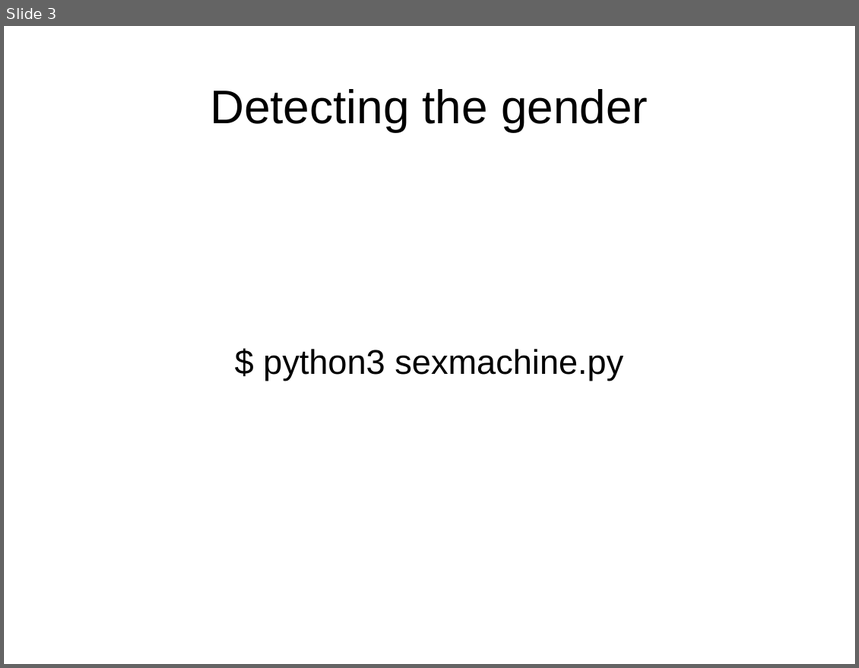
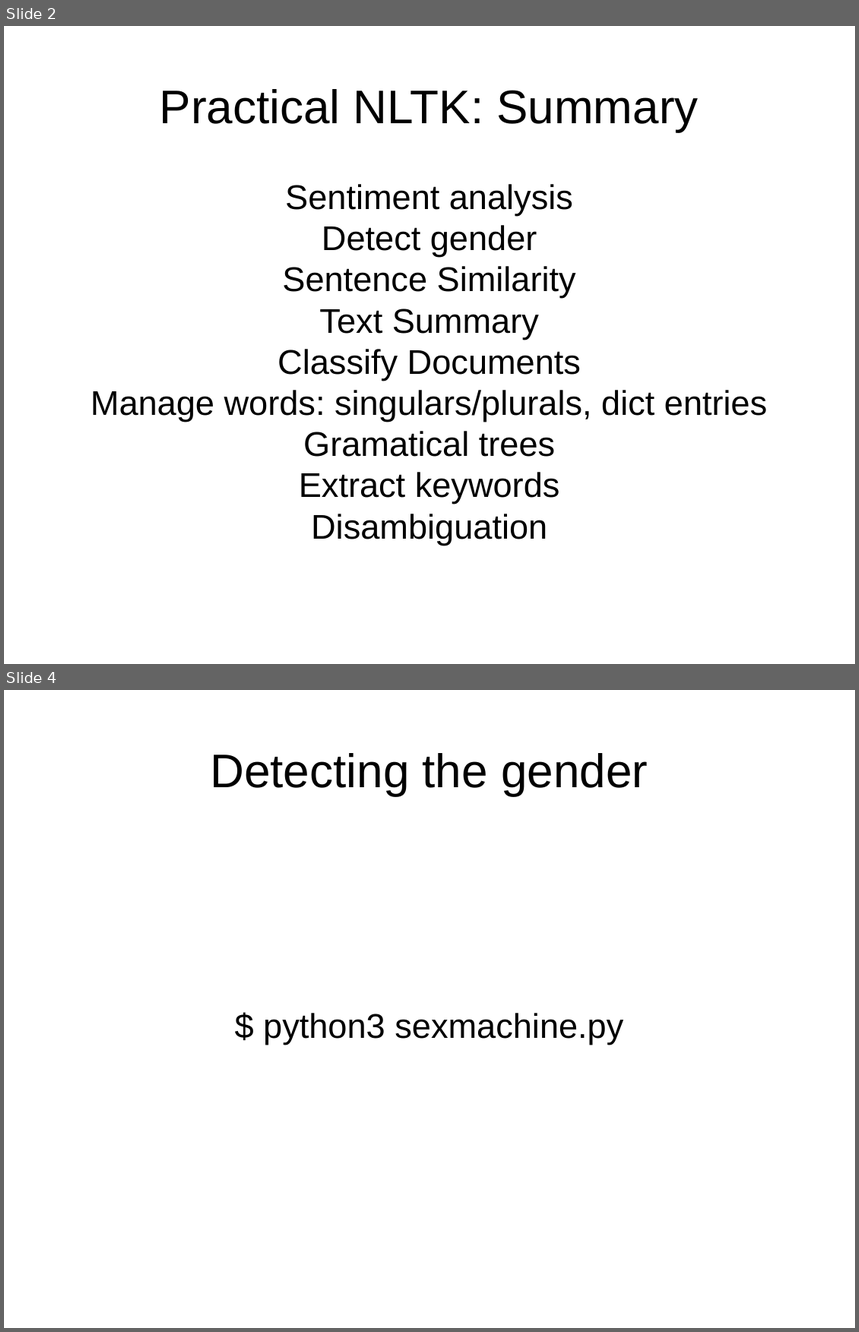
Before and after one commit to davidam/python-examples, a slide deck: presentations/nltk.odp. Shown one above the other, each under a label of ours: slide 3 before the commit, slides 2 and 4 after it; the slides between them are not shown. The pictures are 859x668 and 859x1332 pixels, drawn with LibreOffice and Linux fonts; fonts in the diff are those of the drawing. Boxes give left, top, right and bottom in pixels: in the first picture for what was removed or moved away, otherwise in the second. Text is boxed around its words. In the diff, an @@ line names an element or a change of style, - is before the commit and + after.

Commit message:
nltk.odp: more slides

```diff
--- a/presentations/nltk.odp
+++ b/presentations/nltk.odp
@@ slide 2 added at [4, 26, 855, 664], background #FFFFFF @@
@@ title added at [160, 89, 698, 132], 44 pt, text #000000 @@
+Practical NLTK: Summary
@@ subtitle added at [91, 184, 767, 545], 32 pt, text #000000 @@
+Sentiment analysis
+Detect gender
+Sentence Similarity
+Text Summary
+Classify Documents
+Manage words: singulars/plurals, dict entries
+Gramatical trees
+Extract keywords
+Disambiguation
@@ what was slide 3 is now slide 4 @@
```
Also in this commit, not shown: 2 slides changed, 1 other slide added.
